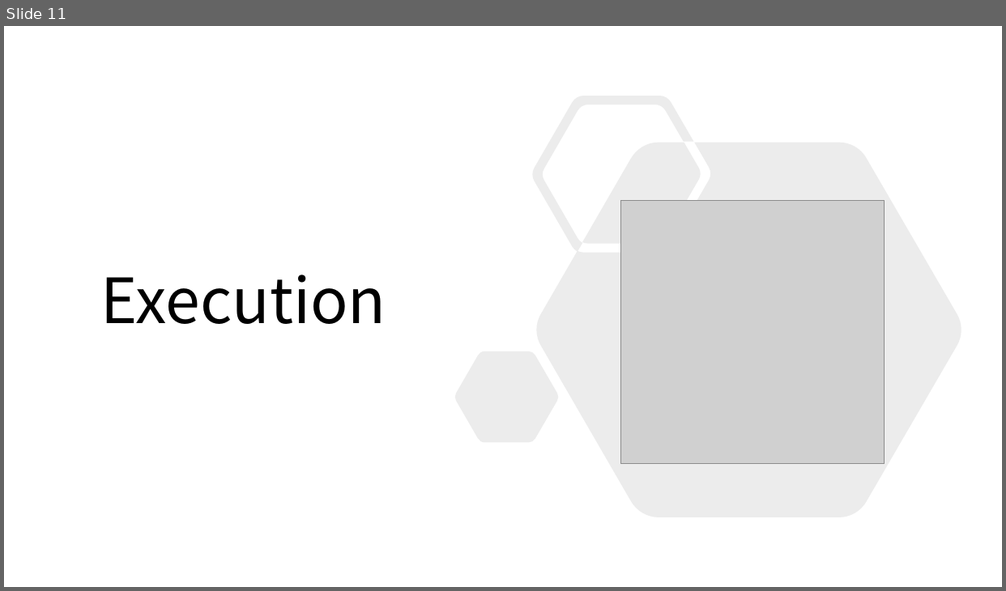
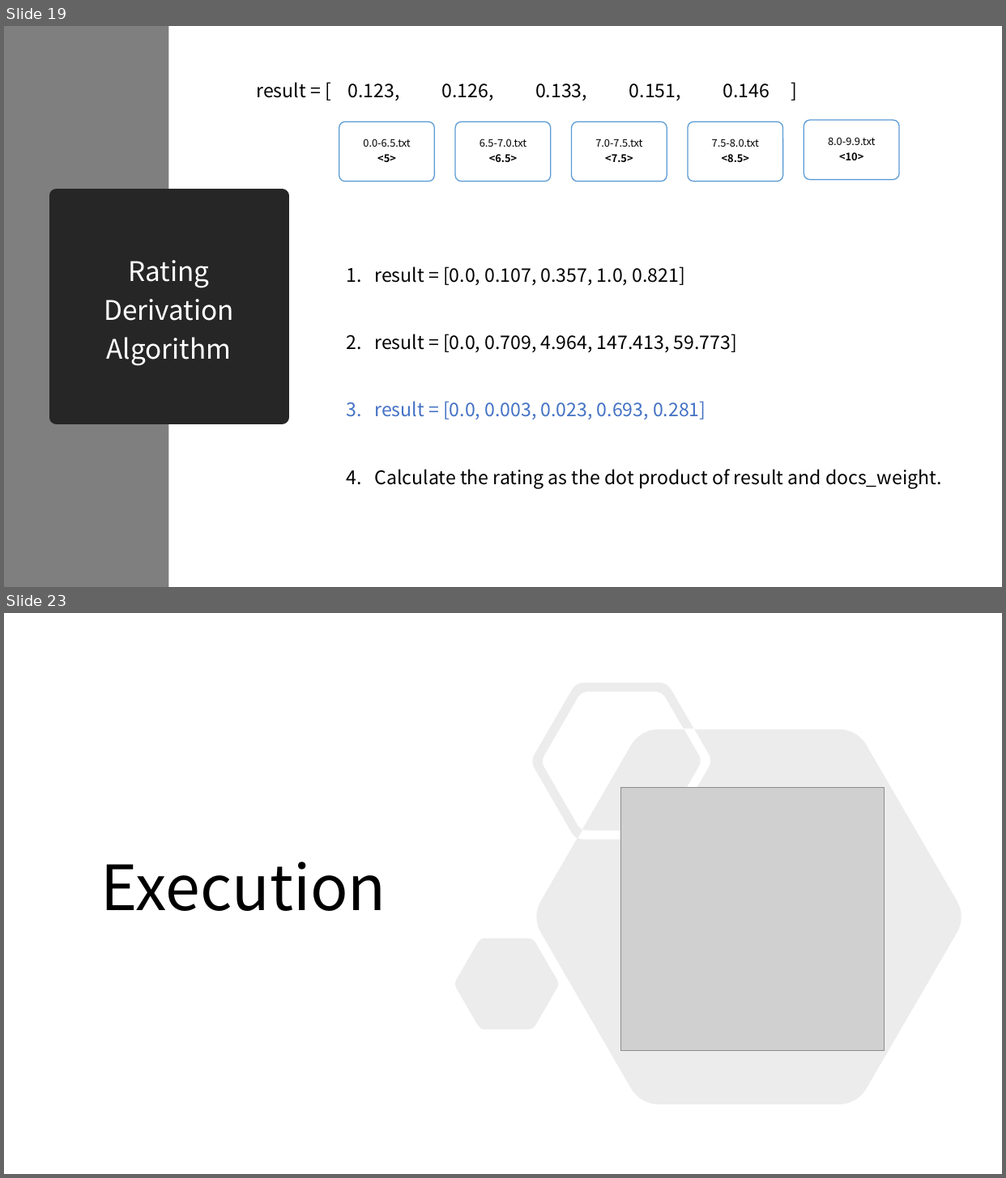
Before and after one commit to irun-soccer/irun, a slide deck: docs/nlp_IRun_05.pptx. Shown one above the other, each under a label of ours: slide 11 before the commit, slides 19 and 23 after it; the slides between them are not shown. The pictures are 1006x591 and 1006x1178 pixels, drawn with LibreOffice and Linux fonts; fonts in the diff are those of the drawing; grey boxes stand for pictures. Boxes give left, top, right and bottom in pixels: in the first picture for what was removed or moved away, otherwise in the second. Text is boxed around its words. In the diff, an @@ line names an element or a change of style, - is before the commit and + after.

Commit message:
feat: rating convert algorihm update

```diff
--- a/docs/nlp_IRun_05.pptx
+++ b/docs/nlp_IRun_05.pptx
@@ slide 19 added at box(4, 26, 1002, 587), background #FFFFFF @@
@@ rectangle added at box(4, 26, 168, 587), fill #7F7F7F @@
@@ text added at box(256, 82, 770, 101), 18 pt, text #000000 @@
+result = [ 0.123, 0.126, 0.133, 0.151, 0.146 ]
@@ rounded rectangle added at box(339, 122, 434, 182), fill #FFFFFF at 90% opacity, outline #5B9BD5 1 pt @@
@@ rounded rectangle added at box(455, 122, 551, 182), fill #FFFFFF at 90% opacity, outline #5B9BD5 1 pt @@
@@ rounded rectangle added at box(572, 122, 667, 182), fill #FFFFFF at 90% opacity, outline #5B9BD5 1 pt @@
@@ rounded rectangle added at box(688, 122, 782, 182), fill #FFFFFF at 90% opacity, outline #5B9BD5 1 pt @@
@@ rounded rectangle added at box(804, 120, 899, 180), fill #FFFFFF at 90% opacity, outline #5B9BD5 1 pt @@
@@ text added at box(363, 139, 410, 162), 10 pt, text #000000 @@
+0.0-6.5.txt
+<5>
@@ text added at box(479, 139, 526, 162), 10 pt, text #000000 @@
+6.5-7.0.txt
+<6.5>
@@ text added at box(595, 139, 642, 162), 10 pt, text #000000 @@
+7.0-7.5.txt
+<7.5>
@@ text added at box(712, 139, 759, 162), 10 pt, text #000000 @@
+7.5-8.0.txt
+<8.5>
@@ text added at box(828, 137, 875, 160), 10 pt, text #000000 @@
+8.0-9.9.txt
+<10>
@@ title added at box(57, 196, 282, 417), fill #262626, outline #262626 13.75 pt, 26 pt, text #FFFFFF @@
+Rating Derivation Algorithm
@@ text added at box(374, 267, 942, 489), 18 pt, text #000000 @@
+1. result = [0.0, 0.107, 0.357, 1.0, 0.821]
+2. result = [0.0, 0.709, 4.964, 147.413, 59.773]
+3. result = [0.0, 0.003, 0.023, 0.693, 0.281]
+4. Calculate the rating as the dot product of result and docs_weight.
@@ what was slide 11 is now slide 23 @@
```
Also in this commit, not shown: 2 slides changed, 12 other slides added, 1 other file.
